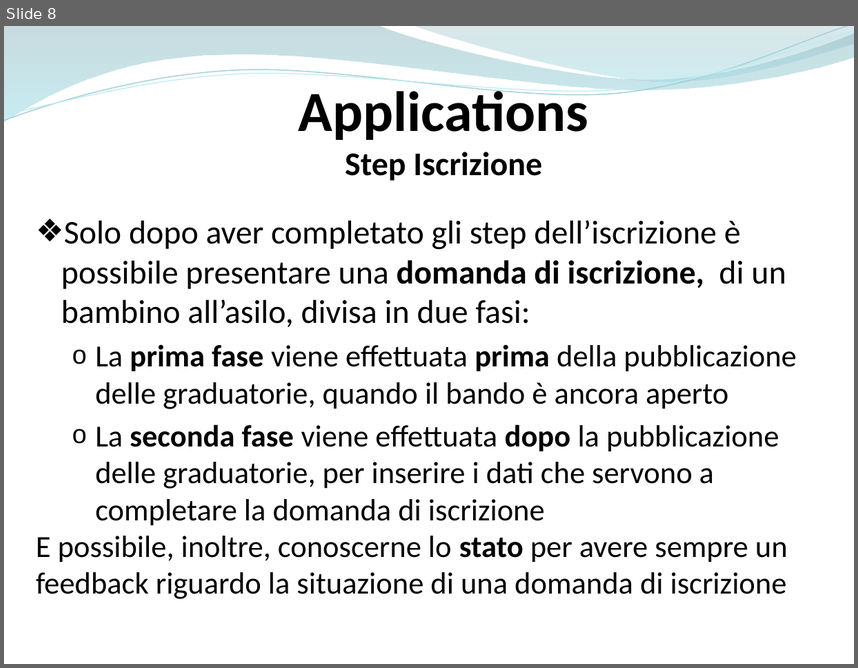
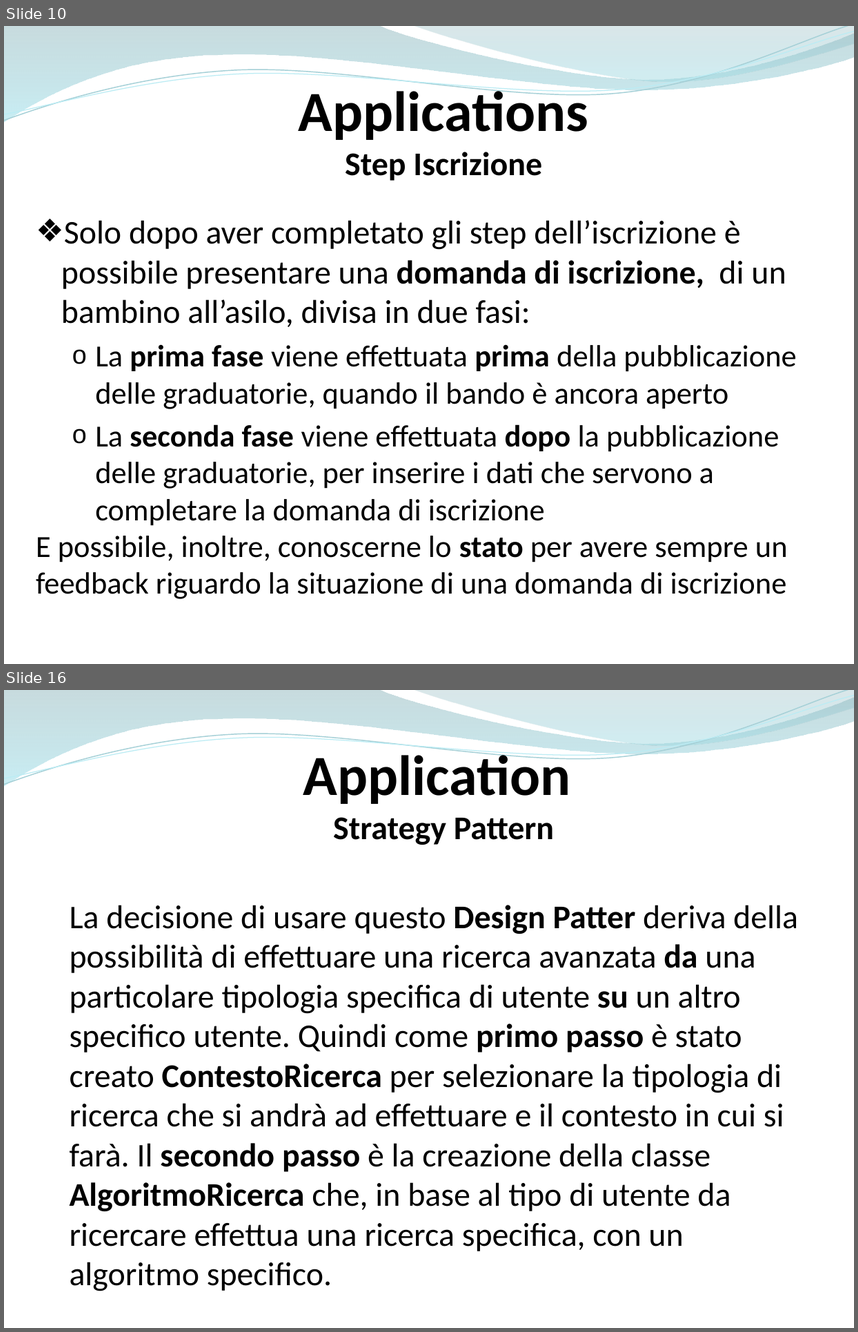
Before and after one commit to ammirate/at-silo, a slide deck: Presentazione/Atsilo1/D'Eugenio/Atsilo_A_DEugenioElisa.pptx. Shown one above the other, each under a label of ours: slide 8 before the commit, slides 10 and 16 after it; the slides between them are not shown. The pictures are 858x668 and 858x1332 pixels, drawn with LibreOffice and Linux fonts; fonts in the diff are those of the drawing. Boxes give left, top, right and bottom in pixels: in the first picture for what was removed or moved away, otherwise in the second. Text is boxed around its words. In the diff, an @@ line names an element or a change of style, - is before the commit and + after.

Commit message:
[WR A] presentazione application

```diff
--- a/Presentazione/Atsilo1/D'Eugenio/Atsilo_A_DEugenioElisa.pptx
+++ b/Presentazione/Atsilo1/D'Eugenio/Atsilo_A_DEugenioElisa.pptx
@@ slide 16 added at [4, 690, 854, 1328], background #FFFFFF; not listed: 4 template elements that a slide beside it also shows @@
@@ text added at [303, 748, 571, 845], 28 pt, text #000000, bold @@
+Application
+Strategy Pattern
@@ text added at [70, 905, 798, 1251], 28 pt, text #000000 @@
+La decisione di usare questo Design Patter deriva della possibilità di effettuare una ricerca avanzata da una particolare tipologia specifica di utente su un altro specifico utente. Quindi come primo passo è stato creato ContestoRicerca per selezionare la tipologia di ricerca che si andrà ad effettuare e il contesto in cui si farà. Il secondo passo è la creazione della classe AlgoritmoRicerca che, in base al tipo di utente da ricercare effettua una ricerca specifica, con un algoritmo specifico.
@@ what was slide 8 is now slide 10 @@
```
Also in this commit, not shown: 4 slides changed, 10 other slides added, 2 slides removed.
